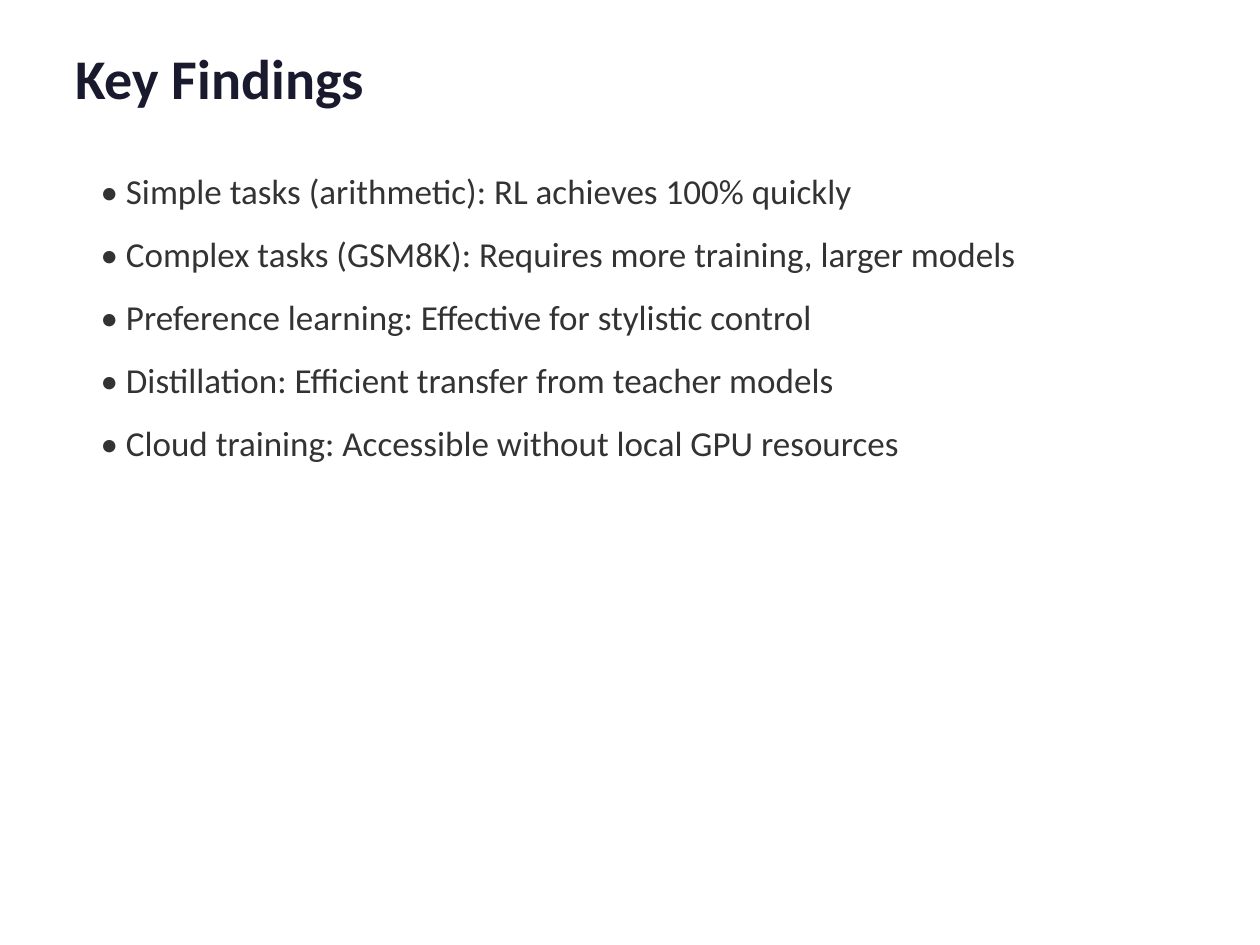
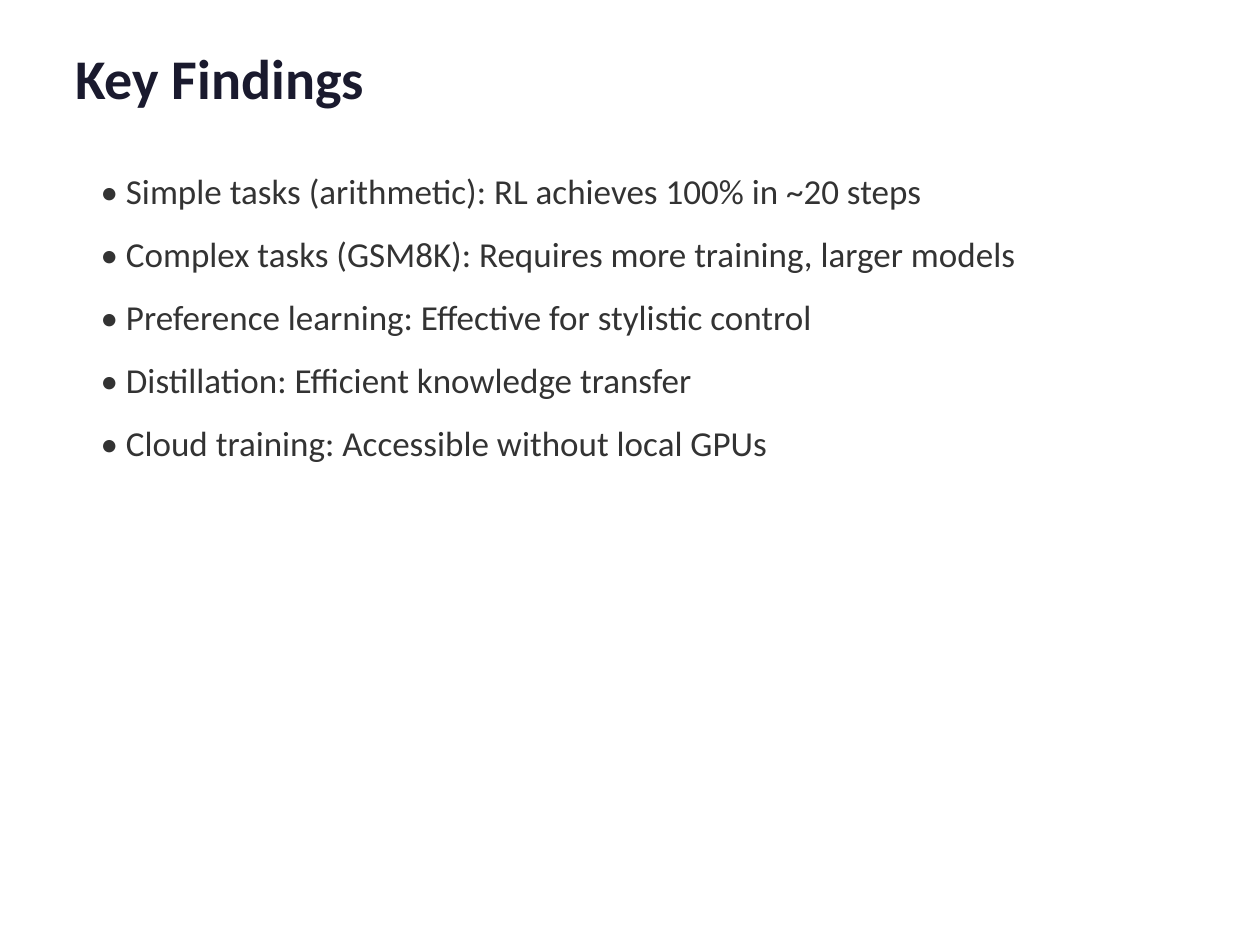
Before and after one commit to arvindcr4/tinker-experiments, a slide deck: slide 12 of Tinker_RL_Demo.pptx (slide 11 before the commit). Drawn at 1260x945 pixels with LibreOffice and Linux fonts; fonts in the diff are those of the drawing. Boxes give left, top, right and bottom in pixels: in the first picture for what was removed or moved away, otherwise in the second. Text is boxed around its words. In the diff, an @@ line names an element or a change of style, - is before the commit and + after.

Commit message:
feat: Add TikZ-style diagrams explaining Tinker architecture
- Added 5 explanatory diagrams to presentation:
  - Cloud architecture diagram (API → Tinker Cloud → GPU Training)
  - LoRA diagram showing low-rank adaptation concept
  - RL training loop (Sample → Evaluate → Update cycle)
  - Knowledge distillation (Teacher → Student flow)
  - Pairwise preference learning mechanism
- Added Math RL results chart showing learning curve
- Presentation now has 14 slides total

```diff
--- a/Tinker_RL_Demo.pptx
+++ b/Tinker_RL_Demo.pptx
@@ text at (x1=126, y1=178, x2=921, y2=210): text changed @@
-• Simple tasks (arithmetic): RL achieves 100% quickly
+• Simple tasks (arithmetic): RL achieves 100% in ~20 steps
@@ text at (x1=126, y1=368, x2=766, y2=462): text changed @@
-• Distillation: Efficient transfer from teacher models
-• Cloud training: Accessible without local GPU resources
+• Distillation: Efficient knowledge transfer
+• Cloud training: Accessible without local GPUs
```
Also in this commit, not shown: 7 other slides changed, 6 slides added, 5 slides removed, 1 other file.
